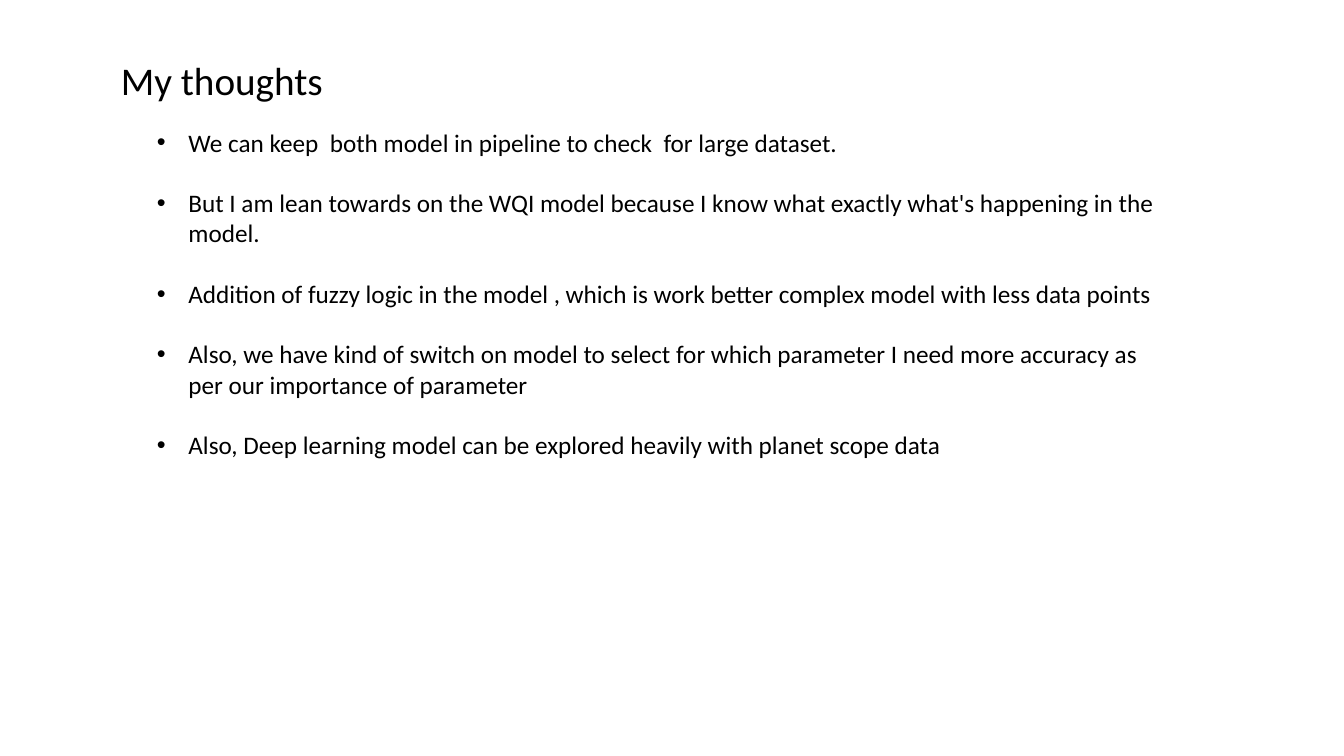
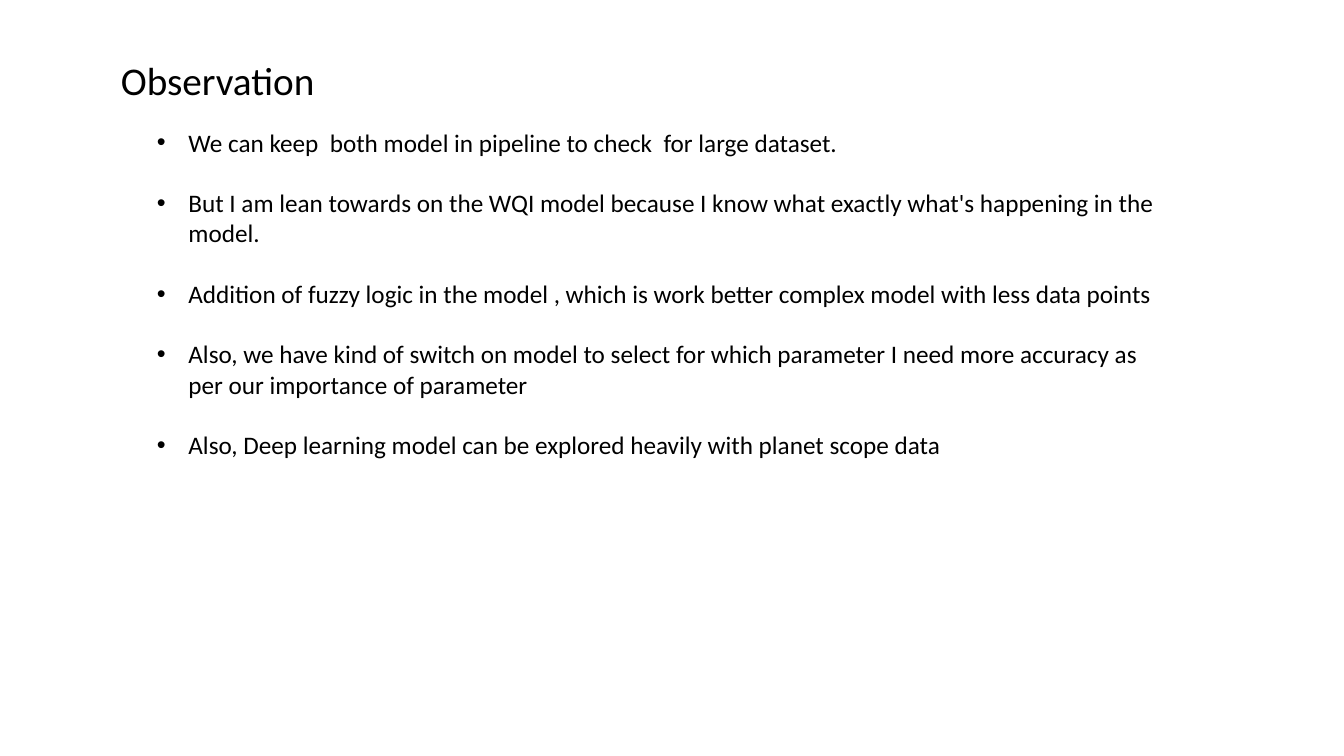
Before and after one commit to RohitPingale/DailyWorkAtCompany, a slide deck: slide 8 of Documents/Dox/Presentation1.pptx (slide 9 before the commit). Drawn at 1344x756 pixels with LibreOffice and Linux fonts; fonts in the diff are those of the drawing. Boxes give left, top, right and bottom in pixels: in the first picture for what was removed or moved away, otherwise in the second. Text is boxed around its words. In the diff, an @@ line names an element or a change of style, - is before the commit and + after.

```diff
--- a/Documents/Dox/Presentation1.pptx
+++ b/Documents/Dox/Presentation1.pptx
@@ text at box(121, 67, 315, 96): text changed @@
-My thoughts
+Observation
```
Also in this commit, not shown: 1 other slide changed, 1 other file.
